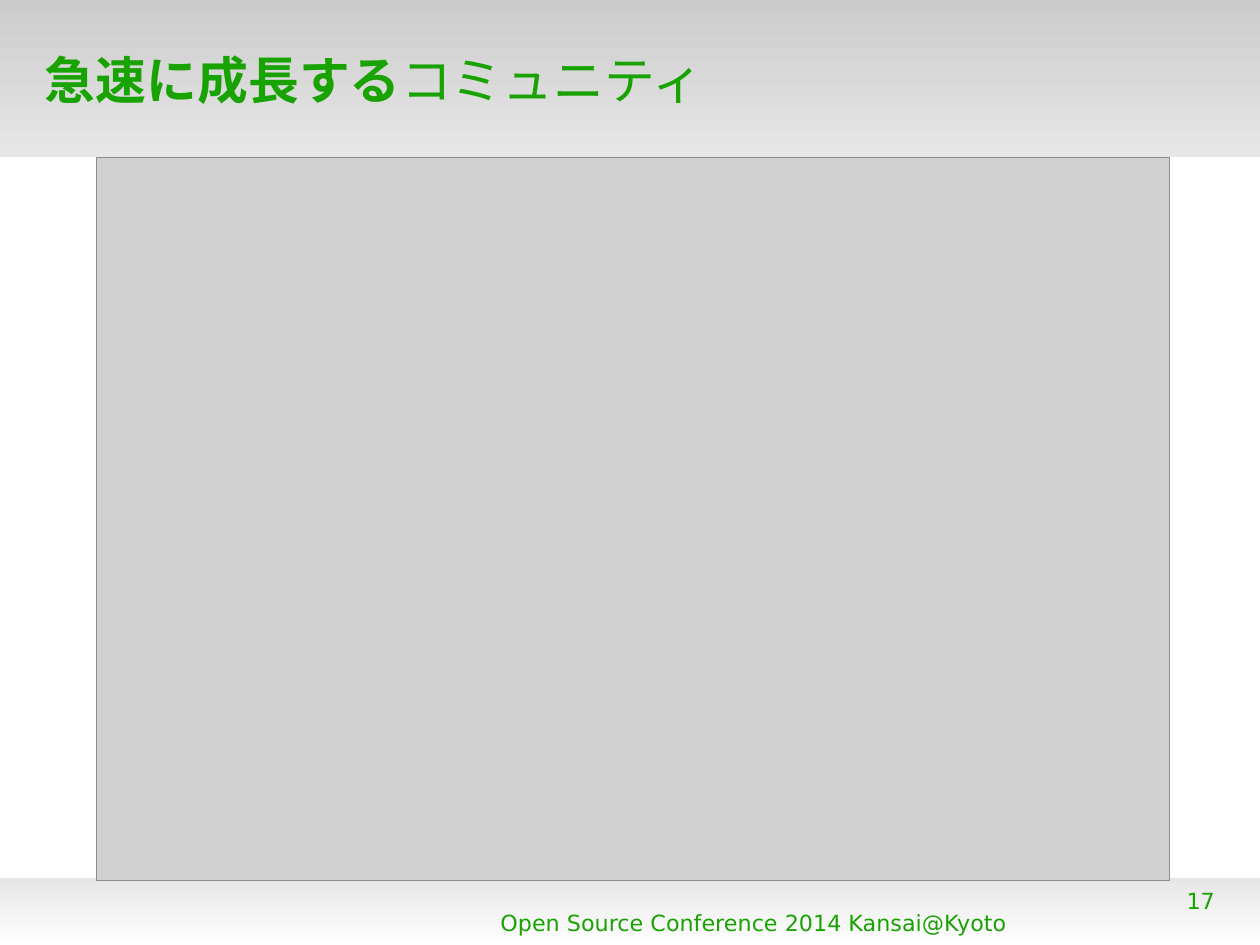
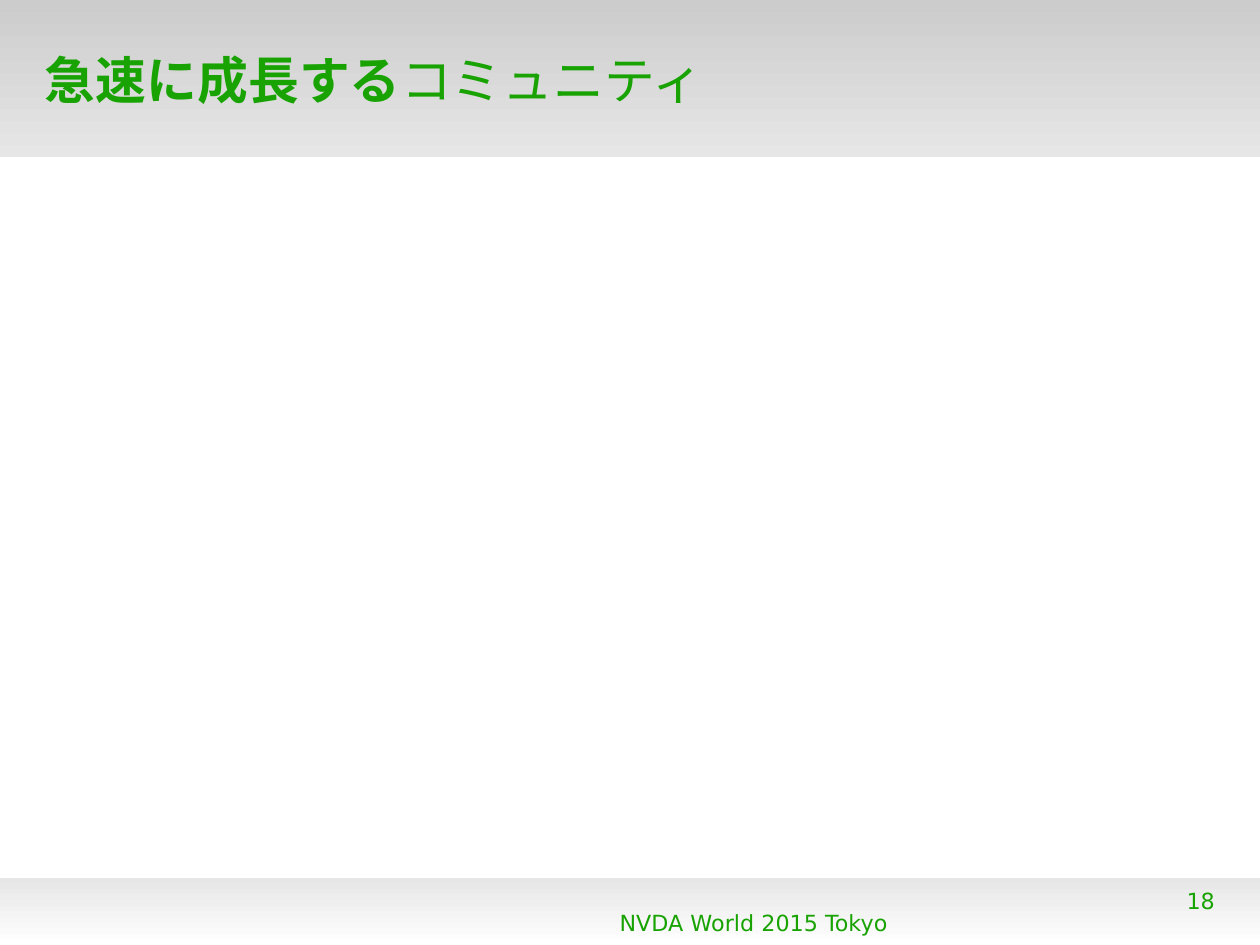
Before and after one commit to naruoga/KantoLibreOffice, a slide deck: slide 18 of others/NVDAworld2015.odp (slide 17 before the commit). Drawn at 1260x945 pixels with LibreOffice and Linux fonts; fonts in the diff are those of the drawing; grey boxes stand for pictures; background and template pictures are left out. Boxes give left, top, right and bottom in pixels: in the first picture for what was removed or moved away, otherwise in the second. Text is boxed around its words. In the diff, an @@ line names an element or a change of style, - is before the commit and + after.

```diff
--- a/others/NVDAworld2015.odp
+++ b/others/NVDAworld2015.odp
@@ picture removed at (97, 158, 1171, 882) @@
@@ page number at (1187, 892, 1215, 910): text changed @@
-17
+18
@@ text at (620, 914, 887, 936): text changed @@
-Open Source Conference 2014 Kansai@Kyoto
+NVDA World 2015 Tokyo
```
Also in this commit, not shown: 20 other slides changed, 3 slides added, 19 slides removed.
